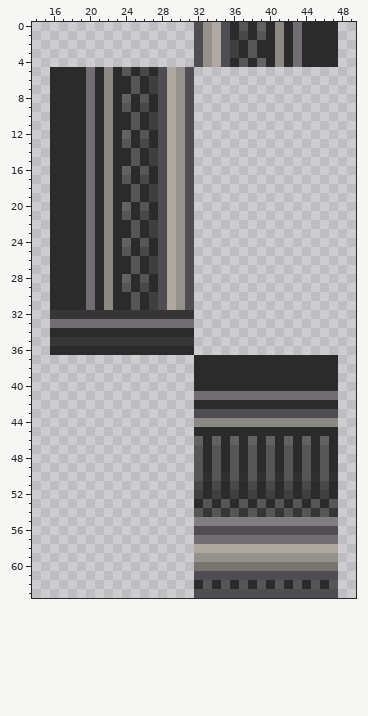
Pixel-art sprite, stored at Resources/Textures/Structures/Walls/solid.rsi/reinf_over4.png. The first picture shows the starting point.
The file is 64x64 pixels. Colours within 5 levels of each other are drawn and written as one. Shown: x 14..49, y 0..63.
New version:
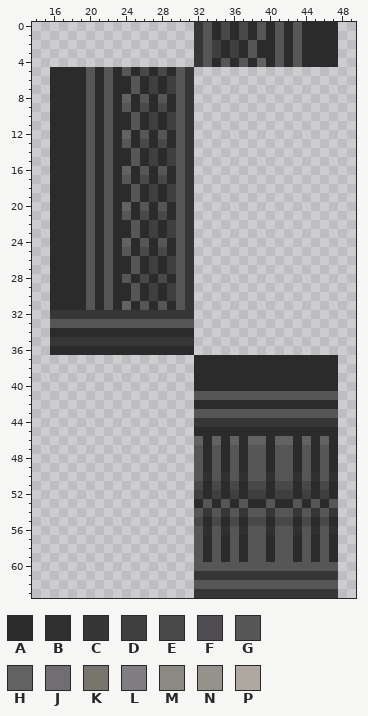
Palette (. is transparent): A #2b2b2b  B #313030  C #363636  D #3f3f3f  E #494848  F #504d52  G #565656  H #626262  J #726d73  K #77736d  L #817d82  M #8c8882  N #95918b  P #aea8a1
Changes in this commit:
@@ x 14..49 @@
- 0 ..................FNPFAGAHAMAJAAAA..
- 1 ..................FNPFAEAGAMAJAAAA..
- 2 ..................FNPFDAGAAMAJAAAA..
- 3 ..................FNPFDAGAAMAJAAAA..
- 4 ..................FNPFAGAHAMAJAAAA..
- 5 ..AAAAJAMAGAEAFPNF..................
- 6 ..AAAAJAMAAGADFPNF..................
- 7 ..AAAAJAMAAGADFPNF..................
- 8 ..AAAAJAMAHAGAFPNF..................
- 9 ..AAAAJAMAGAEAFPNF..................
-10 ..AAAAJAMAAGADFPNF..................
-11 ..AAAAJAMAAGADFPNF..................
-12 ..AAAAJAMAHAGAFPNF..................
-13 ..AAAAJAMAGAEAFPNF..................
-14 ..AAAAJAMAAGADFPNF..................
-15 ..AAAAJAMAAGADFPNF..................
-16 ..AAAAJAMAHAGAFPNF..................
-17 ..AAAAJAMAGAEAFPNF..................
-18 ..AAAAJAMAAGADFPNF..................
-19 ..AAAAJAMAAGADFPNF..................
-20 ..AAAAJAMAHAGAFPNF..................
-21 ..AAAAJAMAGAEAFPNF..................
-22 ..AAAAJAMAAGADFPNF..................
-23 ..AAAAJAMAAGADFPNF..................
-24 ..AAAAJAMAHAGAFPNF..................
-25 ..AAAAJAMAGAEAFPNF..................
-26 ..AAAAJAMAAGADFPNF..................
-27 ..AAAAJAMAAGADFPNF..................
-28 ..AAAAJAMAHAGAFPNF..................
-29 ..AAAAJAMAGAEAFPNF..................
-30 ..AAAAJAMAAGADFPNF..................
-31 ..AAAAJAMAAGADFPNF..................
+ 0 ..................CGAEAEAGAGAGAAAA..
+ 1 ..................CGAEAEAGAGAGAAAA..
+ 2 ..................CGDADAGAAGAGAAAA..
+ 3 ..................CGDADAGAAGAGAAAA..
+ 4 ..................CGAGAGAHAGAGAAAA..
+ 5 ..AAAAGAGAGAEAEAGC..................
+ 6 ..AAAAGAGAAGADADGC..................
+ 7 ..AAAAGAGAAGADADGC..................
+ 8 ..AAAAGAGAHAGAGAGC..................
+ 9 ..AAAAGAGAGAEAEAGC..................
+10 ..AAAAGAGAAGADADGC..................
+11 ..AAAAGAGAAGADADGC..................
+12 ..AAAAGAGAHAGAGAGC..................
+13 ..AAAAGAGAGAEAEAGC..................
+14 ..AAAAGAGAAGADADGC..................
+15 ..AAAAGAGAAGADADGC..................
+16 ..AAAAGAGAHAGAGAGC..................
+17 ..AAAAGAGAGAEAEAGC..................
+18 ..AAAAGAGAAGADADGC..................
+19 ..AAAAGAGAAGADADGC..................
+20 ..AAAAGAGAHAGAGAGC..................
+21 ..AAAAGAGAGAEAEAGC..................
+22 ..AAAAGAGAAGADADGC..................
+23 ..AAAAGAGAAGADADGC..................
+24 ..AAAAGAGAHAGAGAGC..................
+25 ..AAAAGAGAGAEAEAGC..................
+26 ..AAAAGAGAAGADADGC..................
+27 ..AAAAGAGAAGADADGC..................
+28 ..AAAAGAGAGAEAEAGC..................
+29 ..AAAAGAGAAGADADGC..................
+30 ..AAAAGAGAAGADADGC..................
+31 ..AAAAGAGAHAGAGAGC..................
 32 ..CCCCCCCCCCCCCCCC..................
-33 ..JJJJJJJJJJJJJJJJ..................
+33 ..GGGGGGGGGGGGGGGG..................
 34 ..AAAAAAAAAAAAAAAA..................
@@ x 30..49 @@
 40 ..AAAAAAAAAAAAAAAA..
-41 ..JJJJJJJJJJJJJJJJ..
+41 ..GGGGGGGGGGGGGGGG..
 42 ..AAAAAAAAAAAAAAAA..
-43 ..FFFFFFFFFFFFFFFF..
-44 ..MMMMMMMMMMMMMMMM..
+43 ..GGGGGGGGGGGGGGGG..
+44 ..CCCCCCCCCCCCCCCC..
 45 ..AAAAAAAAAAAAAAAA..
-46 ..HAHAHAHAHAHAHAHA..
-47 ..GAGAGAGAGAGAGAGA..
-48 ..GAGAGAGAGAGAGAGA..
-49 ..GAGAGAGAGAGAGAGA..
-50 ..GBGBGBGBGBGBGBGB..
-51 ..EAEAEAEAEAEAEAEA..
-52 ..DADADADADADADADA..
-53 ..AGAGAGAGAGAGAGAG..
-54 ..GCGCGCGCGCGCGCGC..
-55 ..LLLLLLLLLLLLLLLL..
-56 ..FFFFFFFFFFFFFFFF..
-57 ..JJJJJJJJJJJJJJJJ..
-58 ..PPPPPPPPPPPPPPPP..
-59 ..NNNNNNNNNNNNNNNN..
-60 ..KKKKKKKKKKKKKKKK..
-61 ..FFFFFFFFFFFFFFFF..
-62 ..AGAGAGAGAGAGAGAG..
-63 ..FFFFFFFFFFFFFFFF..
+46 ..HAHAHAHHAHHAHAHA..
+47 ..GAGAGAGGAGGAGAGA..
+48 ..GAGAGAGGAGGAGAGA..
+49 ..GAGAGAGGAGGAGAGA..
+50 ..GBGBGBGGBGGBGBGB..
+51 ..EAEAEAEEAEEAEAEA..
+52 ..DADADADDADDADADA..
+53 ..AGAGAGAAGAAGAGAG..
+54 ..GCGCGCGGCGGCGCGC..
+55 ..EAEAEAEEAEEAEAEA..
+56 ..GBGBGBGGBGGBGBGB..
+57 ..GAGAGAGGAGGAGAGA..
+58 ..GAGAGAGGAGGAGAGA..
+59 ..GAGAGAGGAGGAGAGA..
+60 ..GGGGGGGGGGGGGGGG..
+61 ..CCCCCCCCCCCCCCCC..
+62 ..GGGGGGGGGGGGGGGG..
+63 ..CCCCCCCCCCCCCCCC..
Boxes around the changes in both pictures, in picture pixels (x1, y1, x2, y2):
changed: (50, 22, 302, 328)
changed: (194, 391, 338, 598)
